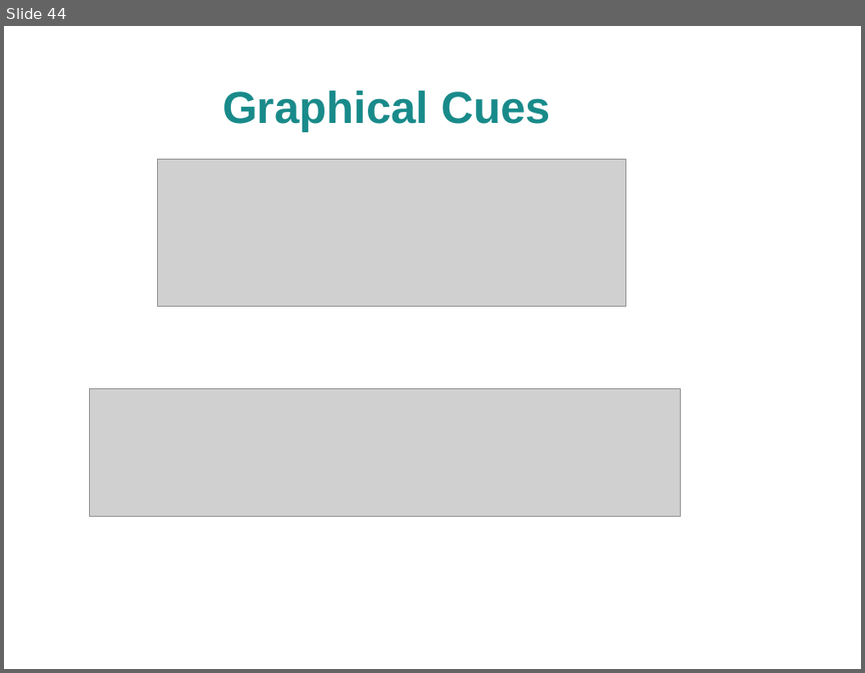
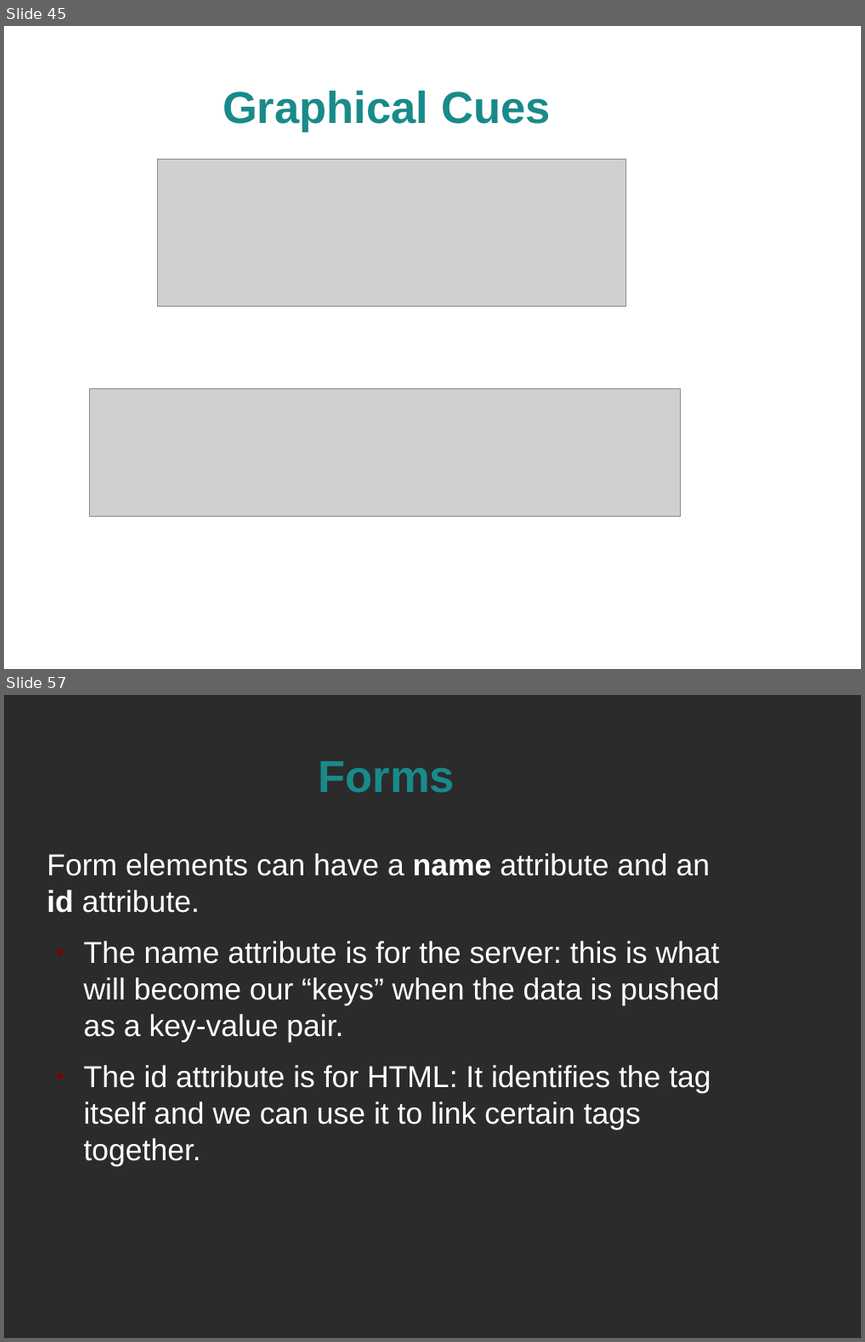
Before and after one commit to spellbindguy/Web-Development, a slide deck: Lectures/03 HTML/HTML.odp. Shown one above the other, each under a label of ours: slide 44 before the commit, slides 45 and 57 after it; the slides between them are not shown. The pictures are 865x673 and 865x1342 pixels, drawn with LibreOffice and Linux fonts; fonts in the diff are those of the drawing; grey boxes stand for pictures; background and template pictures are left out; a plain dark background stands for a picture behind light text. Boxes give left, top, right and bottom in pixels: in the first picture for what was removed or moved away, otherwise in the second. Text is boxed around its words. In the diff, an @@ line names an element or a change of style, - is before the commit and + after.

Commit message:
HTML section slides and sample code

```diff
--- a/Lectures/03 HTML/HTML.odp
+++ b/Lectures/03 HTML/HTML.odp
@@ slide 57 added at bbox=[4, 695, 861, 1338], background picture (left out) @@
@@ title added at bbox=[318, 761, 455, 793], 41.4 pt, text #198A8A, bold @@
+Forms
@@ text added at bbox=[46, 853, 720, 1166], 28 pt, text #FFFFFF @@
+Form elements can have a name attribute and an id attribute.
+● The name attribute is for the server: this is what will become our “keys” when the data is pushed as a key-value pair.
+● The id attribute is for HTML: It identifies the tag itself and we can use it to link certain tags together.
@@ what was slide 44 is now slide 45 @@
```
Also in this commit, not shown: 19 other slides added, 2 slides removed, 3 other files.
